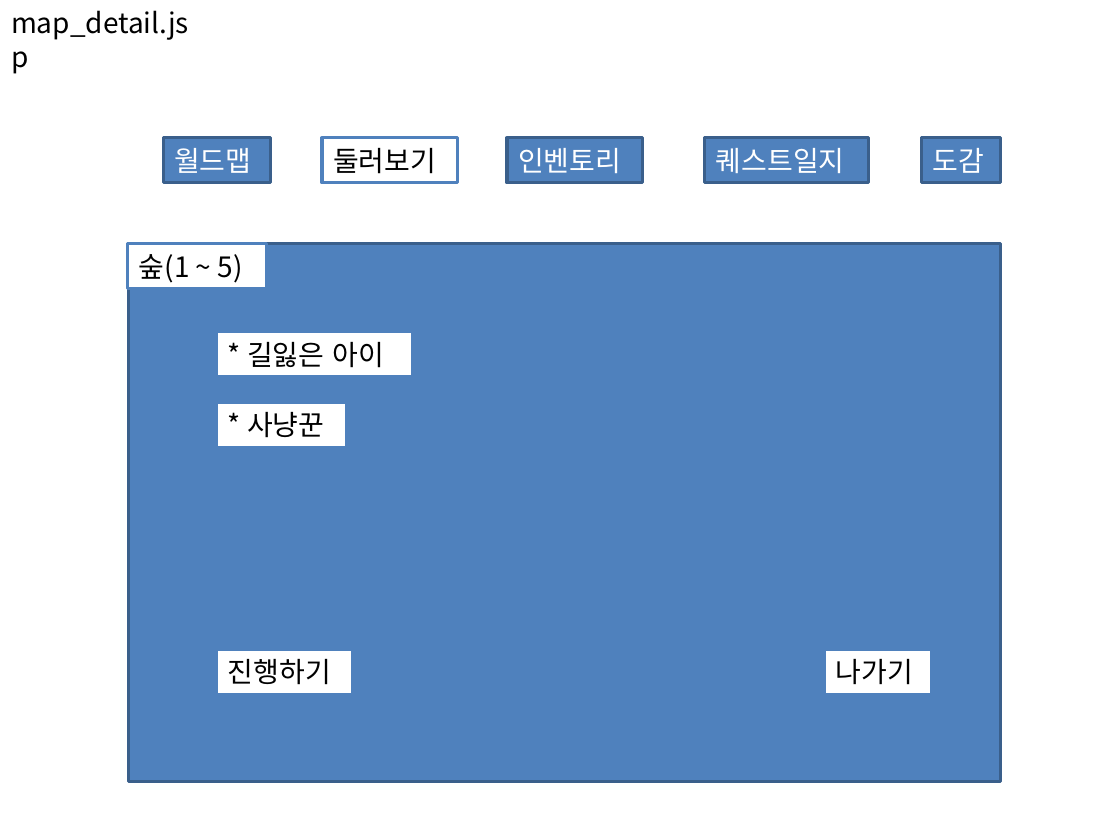
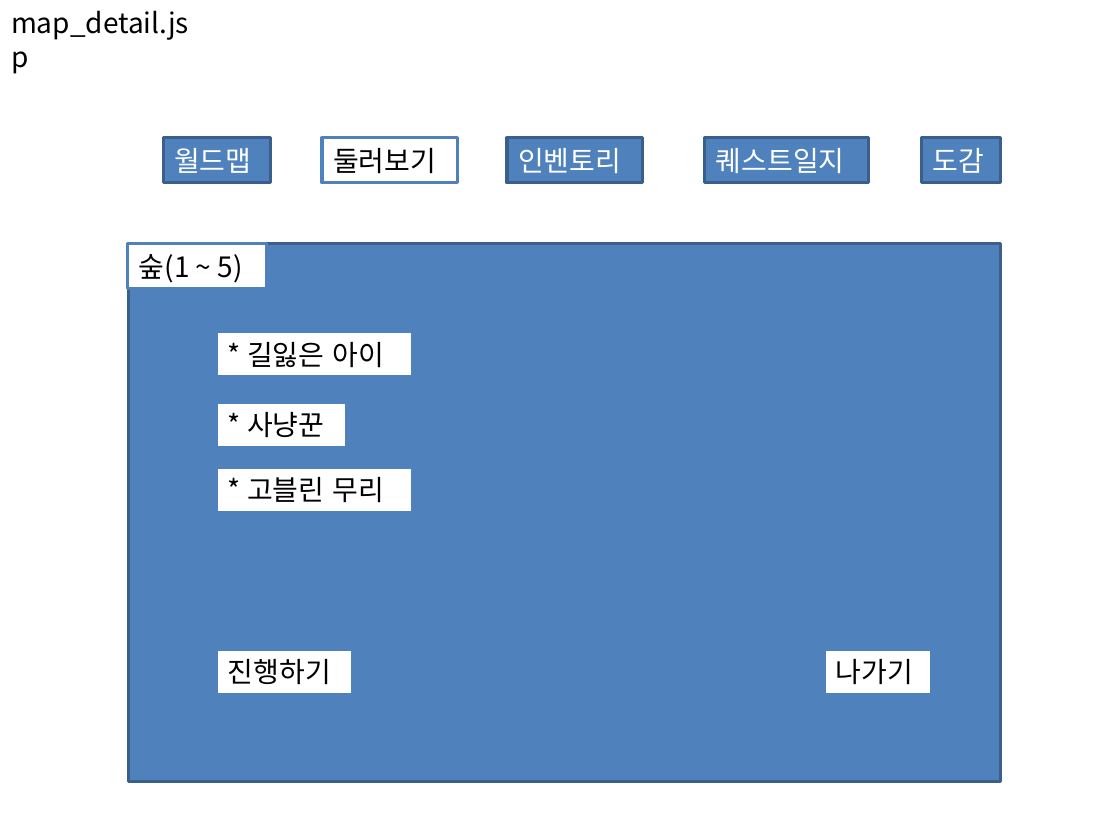
Before and after one commit to GitOnibi/jsp, a slide deck: slide 9 of RPG/etc/view.pptx. Drawn at 1120x840 pixels with LibreOffice and Linux fonts; fonts in the diff are those of the drawing. Boxes give left, top, right and bottom in pixels: in the first picture for what was removed or moved away, otherwise in the second. Text is boxed around its words. In the diff, an @@ line names an element or a change of style, - is before the commit and + after.

```diff
--- a/RPG/etc/view.pptx
+++ b/RPG/etc/view.pptx
@@ rectangle added at (x1=217, y1=467, x2=413, y2=512), fill #FFFFFF, outline #4F81BD 2 pt, 18 pt, text #000000 @@
+* 고블린 무리
```
Also in this commit, not shown: 5 other slides changed, 2 slides added, 32 other files.
